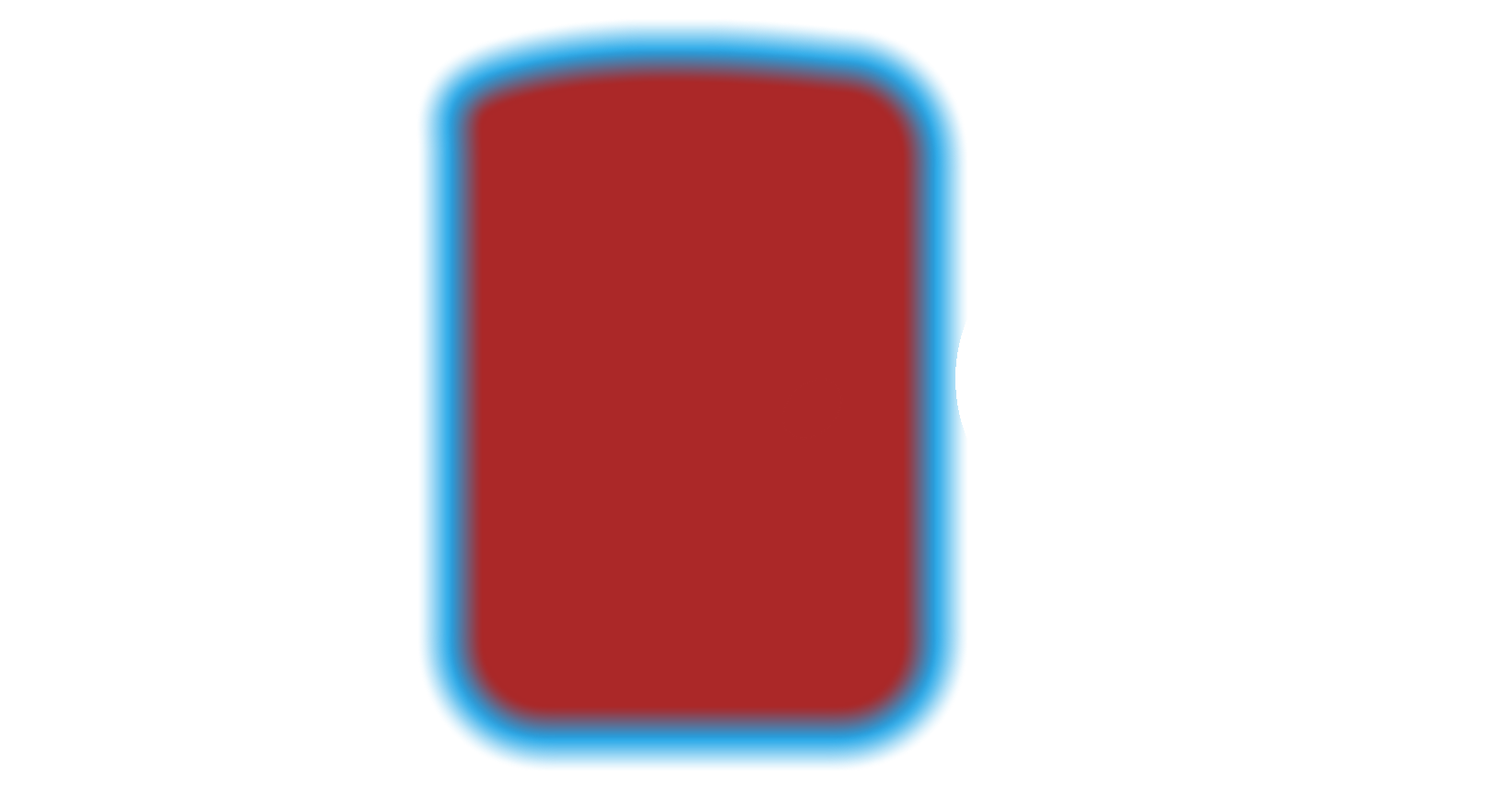
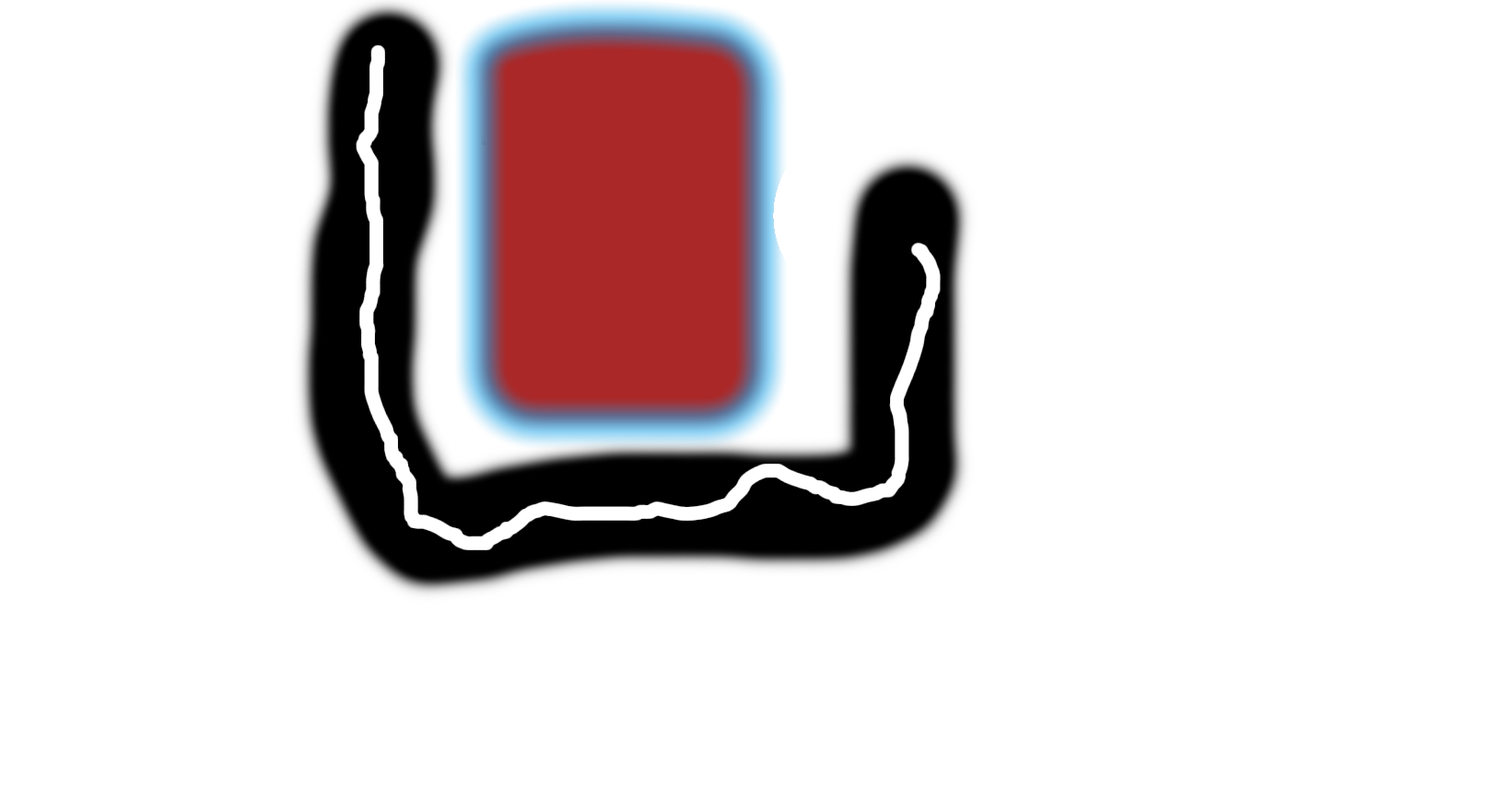
Revision of a layered (1511, 789) image; what changed, layer by layer:
added layer "Layer 1" above "Shape 1" over (x1=292, y1=0, x2=975, y2=603)
painted on "Shape 1" over (x1=416, y1=0, x2=968, y2=771)
